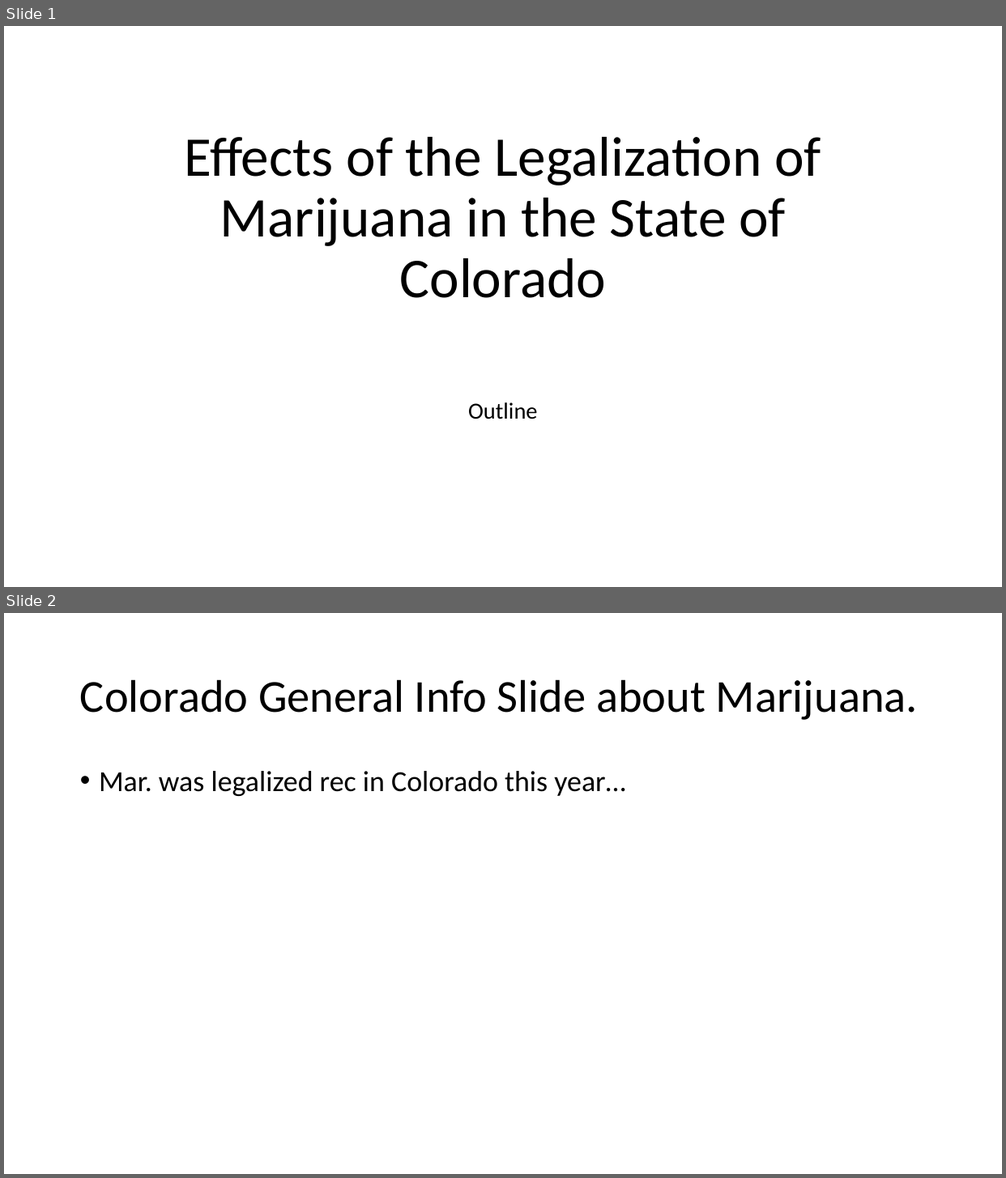
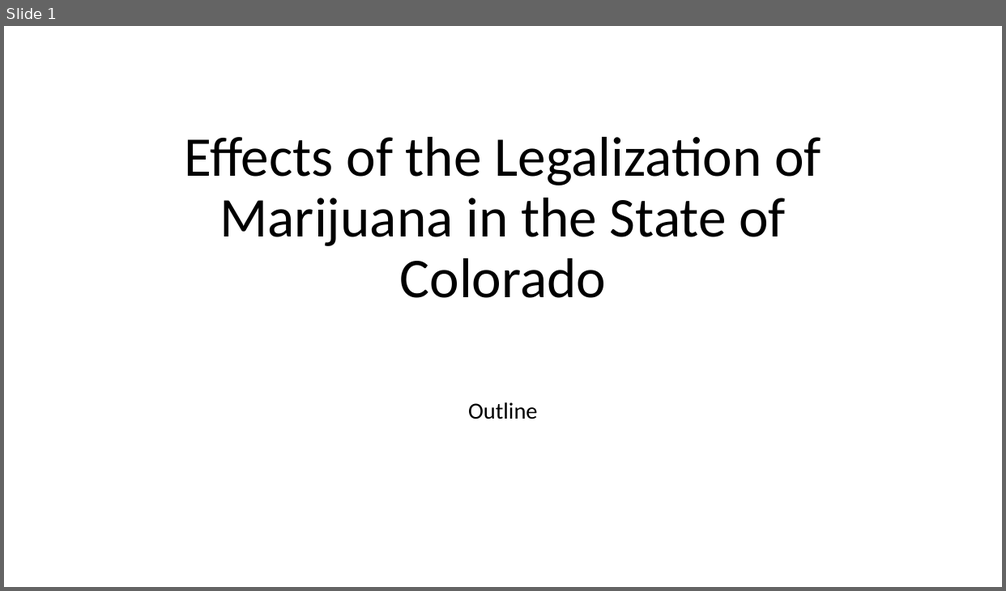
Before and after one commit to zdsteele/Project_1, a slide deck: Outline.pptx. Shown one above the other, each under a label of ours: slides 1 and 2 before the commit, slide 1 after it. The pictures are 1006x1178 and 1006x591 pixels, drawn with LibreOffice and Linux fonts; fonts in the diff are those of the drawing. Boxes give left, top, right and bottom in pixels: in the first picture for what was removed or moved away, otherwise in the second. Text is boxed around its words. In the diff, an @@ line names an element or a change of style, - is before the commit and + after.

```diff
--- a/Outline.pptx
+++ b/Outline.pptx
@@ slide 2 removed at <box>4,613,1002,1174</box>, background #FFFFFF @@
@@ title removed at <box>80,679,918,720</box> @@
-Colorado General Info Slide about Marijuana.
@@ text removed at <box>99,771,625,796</box> @@
-• Mar. was legalized rec in Colorado this year…
```
Also in this commit, not shown: 2 slides changed, 8 slides added, 14 other slides removed.
